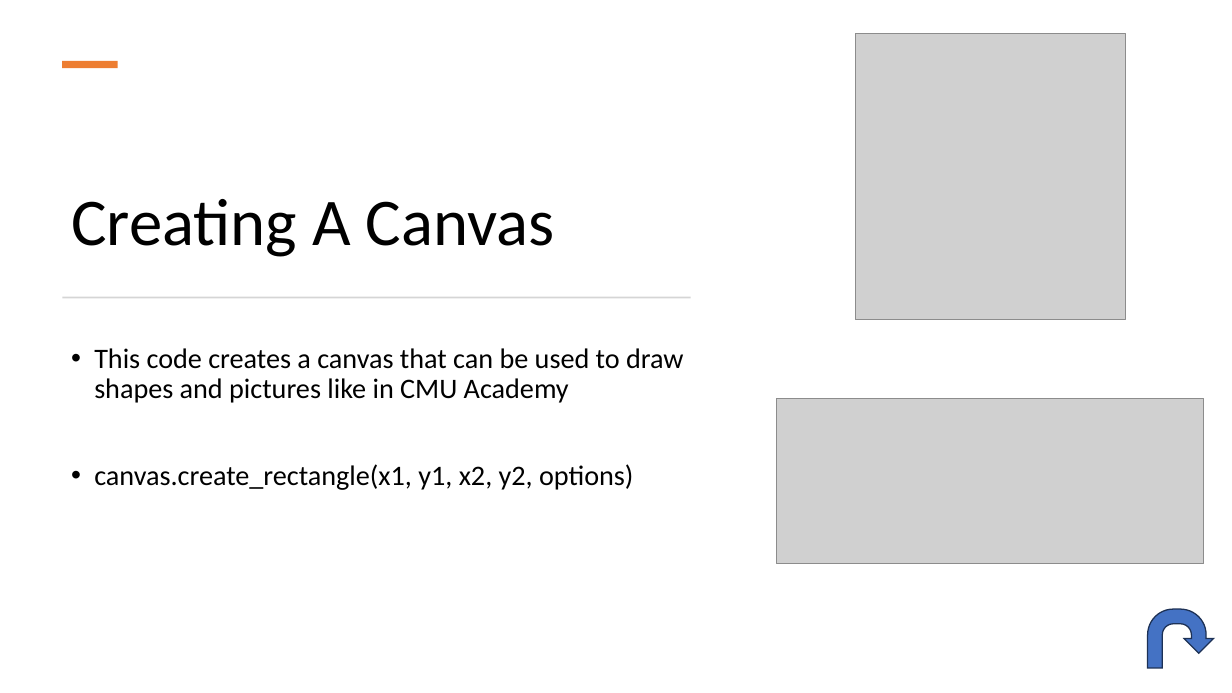
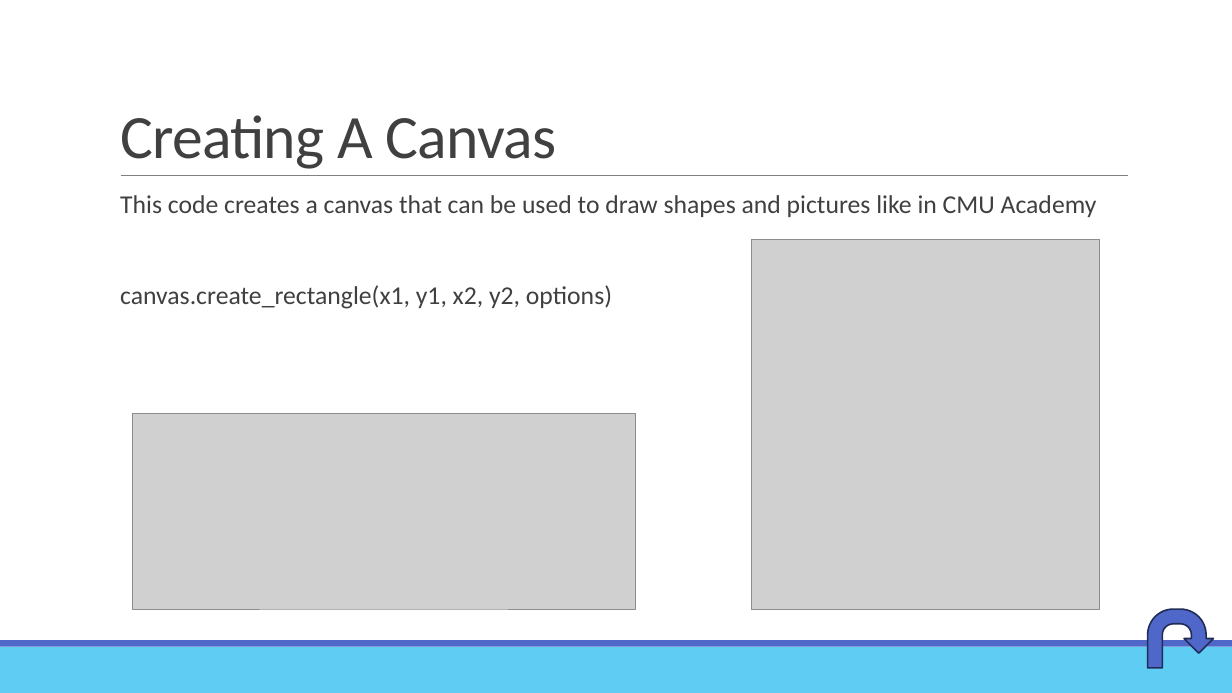
Before and after one commit to 24tweikel/TkInterTutorial, a slide deck: slide 6 of tkinter.pptx. Drawn at 1232x693 pixels with LibreOffice and Linux fonts; fonts in the diff are those of the drawing; grey boxes stand for pictures. Boxes give left, top, right and bottom in pixels: in the first picture for what was removed or moved away, otherwise in the second. Text is boxed around its words. In the diff, an @@ line names an element or a change of style, - is before the commit and + after.

```diff
--- a/tkinter.pptx
+++ b/tkinter.pptx
@@ title "Creating A Canvas": place and size @@
-title "Creating A Canvas" at bbox=[71, 199, 555, 257]
+title "Creating A Canvas" at bbox=[120, 115, 557, 169]
@@ title "Creating A Canvas" at bbox=[120, 115, 557, 169]: size 52 to 48 pt, text colour #000000 to #404040, letter spacing 0 to -0.5 pt; line spacing 0.9 to 0.85 @@
@@ rectangle removed at bbox=[62, 61, 117, 68] @@
@@ line added from (121, 176) to (1128, 176), #808080 0.5 pt @@
@@ text "This code creates a canvas ...": place and size @@
-text "This code creates a canvas ..." at bbox=[94, 348, 684, 490]
+text "This code creates a canvas ..." at bbox=[120, 195, 1097, 309]
@@ text "This code creates a canvas ..." at bbox=[120, 195, 1097, 309]: size 22 to 20 pt, text colour #000000 to #404040; bullet • to  ; more space between paragraphs @@
@@ picture: place and size @@
-picture at bbox=[856, 33, 1126, 320]
+picture at bbox=[752, 240, 1101, 610]
@@ rectangle removed at bbox=[63, 297, 691, 299] @@
@@ picture: place and size @@
-picture at bbox=[776, 398, 1204, 564]
+picture at bbox=[132, 414, 636, 609]
@@ uturn arrow at bbox=[1148, 609, 1214, 668]: fill #4472C4 to #4E67C8; outline #1E3256 1 pt to #222D58 1.25 pt @@
@@ rectangle added at bbox=[0, 647, 1232, 693], fill #5ECCF3 @@
@@ rectangle added at bbox=[0, 640, 1232, 647], fill #4E67C8 @@
```
Also in this commit, not shown: 9 other slides changed, 1 slide added, 1 slide removed.
